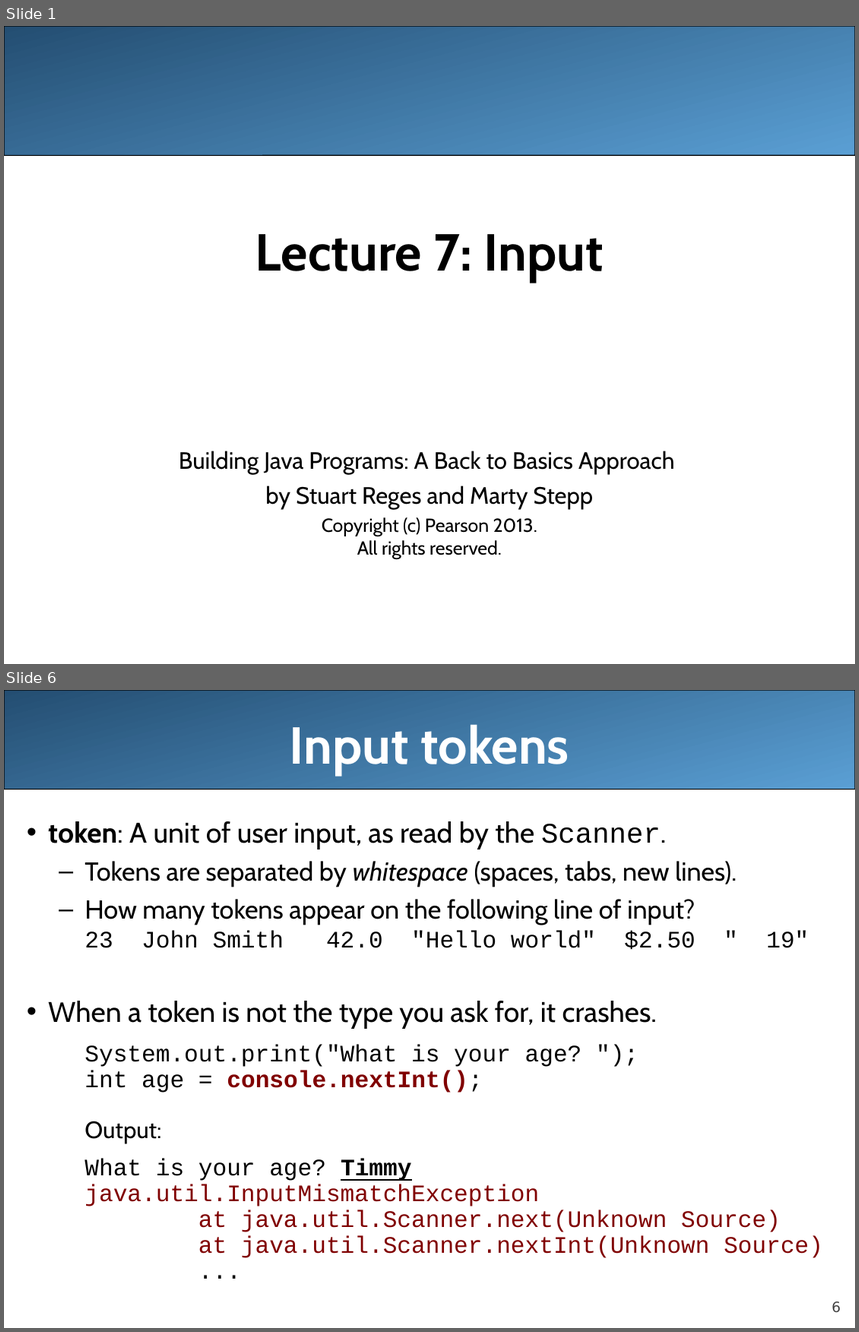
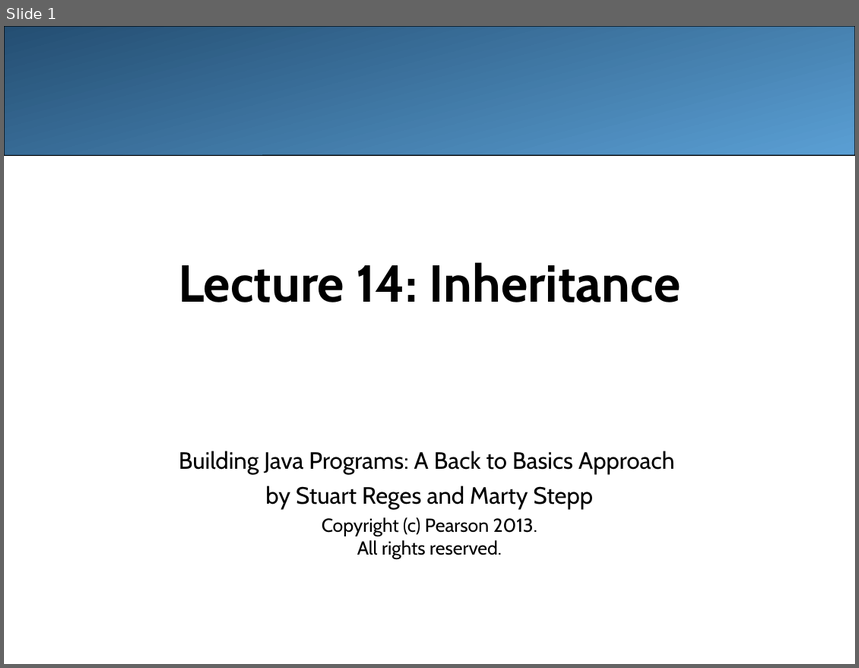
Before and after one commit to LongBaoNguyen/longbaonguyen.github.io, a slide deck: courses/apcsa/lecture14.ppt. Shown one above the other, each under a label of ours: slides 1 and 6 before the commit, slide 1 after it; the slides between them are not shown. The pictures are 859x1332 and 859x668 pixels, drawn with LibreOffice and Linux fonts; fonts in the diff are those of the drawing. Boxes give left, top, right and bottom in pixels: in the first picture for what was removed or moved away, otherwise in the second. Text is boxed around its words. In the diff, an @@ line names an element or a change of style, - is before the commit and + after.

Commit message:
inheritance

```diff
--- a/courses/apcsa/lecture14.ppt
+++ b/courses/apcsa/lecture14.ppt
@@ slide 6 removed at box(4, 690, 855, 1328), background #FFFFFF @@
@@ rounded rectangle removed at box(4, 690, 855, 790) @@
@@ title removed at box(290, 724, 569, 775) @@
-Input tokens
@@ text removed at box(48, 821, 823, 1258) @@
-• token: A unit of user input, as read by the Scanner.
-  – Tokens are separated by whitespace (spaces, tabs, new lines).
-  – How many tokens appear on the following line of input?
-  23 John Smith 42.0 "Hello world" $2.50 " 19"
-• When a token is not the type you ask for, it crashes.
-  System.out.print("What is your age? ");
-  int age = console.nextInt();
-  Output:
-  What is your age? Timmy
-  java.util.InputMismatchException
-  at java.util.Scanner.next(Unknown Source)
-  at java.util.Scanner.nextInt(Unknown Source)
-  ...
@@ page number removed at box(832, 1302, 841, 1313) @@
-6
@@ slide 1 changed as well @@
@@ title at box(178, 262, 680, 303): text changed @@
-Lecture 7: Input
+Lecture 14: Inheritance
```
Also in this commit, not shown: 1 other slide changed, 21 slides added, 33 other slides removed, 27 other files.
